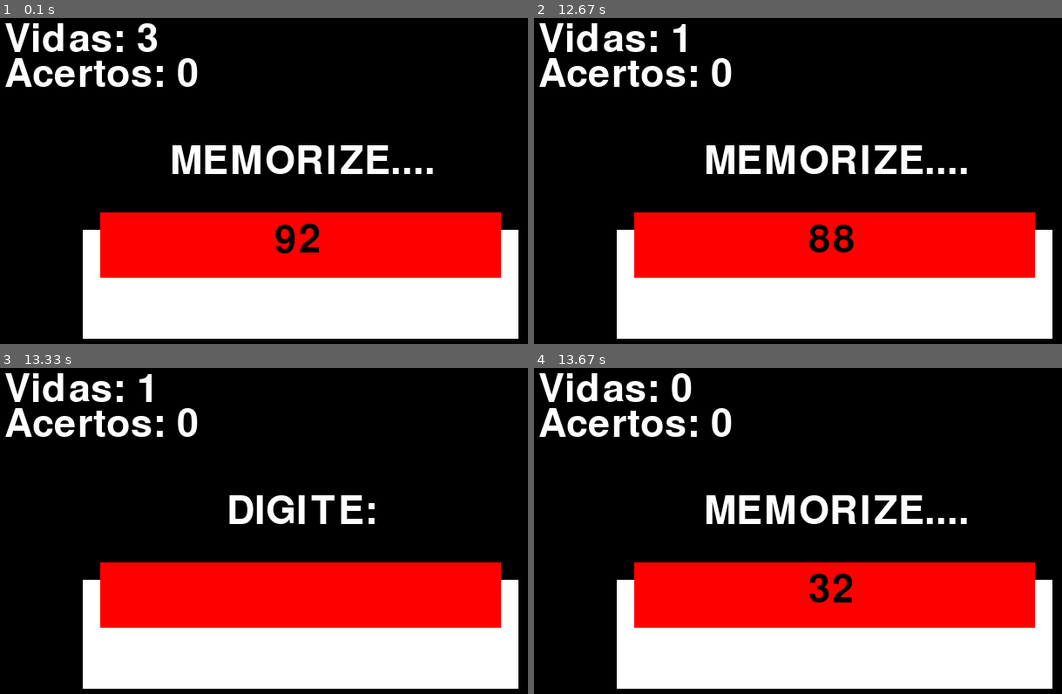
Above: before the commit, frames 1-4 (two rows, left to right).
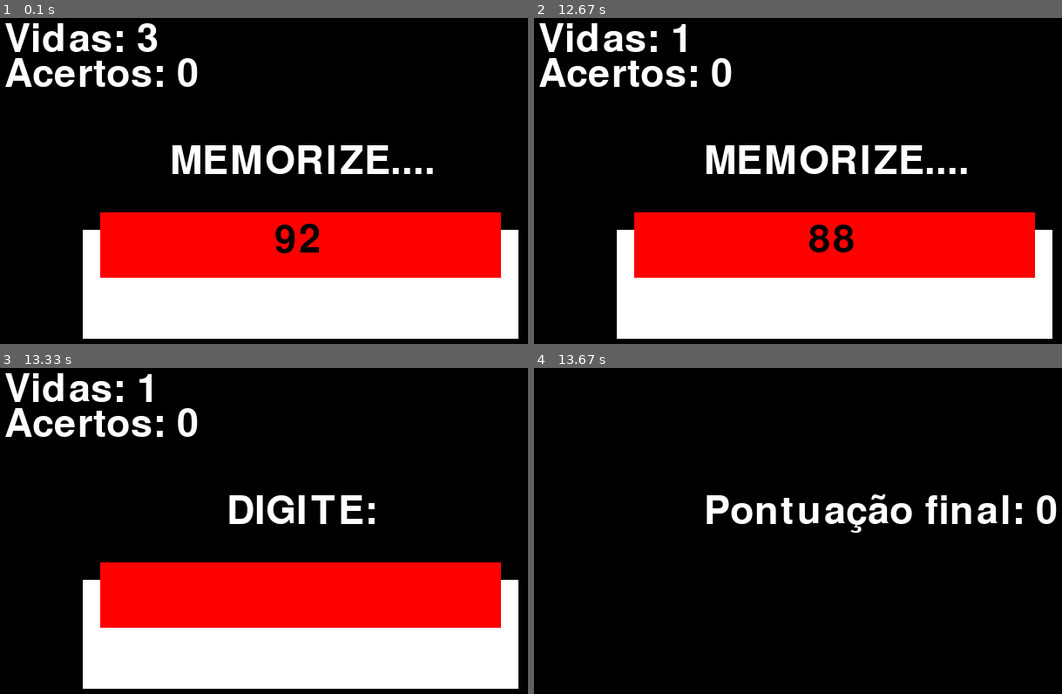
Above: after the commit, the same moments.

Repository: anacampps/pygamedupla
Game: pygame game, started from Memória e Sequência de Números/jogo.py
Two runs of this game, one before a commit and one after it. Both use one fixed random seed, a clock stepped at 60 frames per second and the inputs below.
Inputs (mouse positions are in pixels of both pictures, inside the frame that each line leads up to):
- Up to frame 1 (0.1 s): no input
- Up to frame 2 (12.67 s): click (887, 119) at 3.78 s; type "ann" at 4.07 s; tap Enter at 4.4 s; tap Backspace at 8.6 s; hold Enter 8.93-9.47 s
- Up to frame 3 (13.33 s): no input
- Up to frame 4 (13.67 s): tap Enter at 13.47 s

Frames 1-3 are identical in both runs. In frame 4, 37% of the frame differs, in the area x 0-100%, y 1-99%.

Commit message:
Implementou uma tela pós jogo com a pontuação final do jogador

Diff:
--- a/Memória e Sequência de Números/jogo.py
+++ b/Memória e Sequência de Números/jogo.py
@@ -21,6 +21,8 @@
 
     assets['contagem_vidas'] = 3
     assets['contagem_acertos'] = 0
+
+    assets['pontuação_final'] = 0
 
     #pygame.mixer.music.load('C:\Users\anaju\projeto.pygame\projeto-pygame-azul\codigo\sucess-1-6287.mp3')
     #pygame.mixer.music.play('Sucess-1-6287.mp3')
@@ -46,6 +48,8 @@
         if event.type == pygame.QUIT:
             game = False
             pygame.quit()
+
+                # game = False
         if assets['fase'] == 'Digitar':
             if event.type == pygame.KEYDOWN:
                 if event.key == pygame.K_BACKSPACE:
@@ -54,7 +58,7 @@
                     assets['fase'] = 'Verificar'
                 else:
                     if len(assets['num_digitado']) < assets['qtd_dígitos_seq_num']:
-                        if event.unicode in ['0','2', '3', '4', '5', '6', '7', '8', '9']:
+                        if event.unicode in ['0','1', '2', '3', '4', '5', '6', '7', '8', '9']:
                             assets['num_digitado'] += event.unicode ## unicode é o valor da tecla pressionada (event.keydown é o evento de pressionar a tecla digitada)
 
 
@@ -62,7 +66,9 @@
 
                                             # if assets['tempo'] == 0:   ##-- inúteis
              #     tempo = pygame.time.get_ticks()
-
+    if assets['contagem_vidas'] == 0:
+            assets['pontuação_final'] = assets['contagem_acertos']
+            assets['fase'] = 'pontuação_final'
     if assets['fase'] == 'Memorizar':
         atual = pygame.time.get_ticks()
         if atual - assets['tempo_passado'] > 4000:
@@ -92,10 +98,11 @@
 
     window.fill((0, 0 , 0))
 
-    caixa_branca = pygame.draw.rect(window, (255, 255, 255), (100, 250, 500, 125))
-    caixa_vermelha = pygame.draw.rect(window,(255, 0, 0), (120, 230, 460, 75))
+
 
     if assets['fase'] == 'Memorizar':
+        caixa_branca = pygame.draw.rect(window, (255, 255, 255), (100, 250, 500, 125))
+        caixa_vermelha = pygame.draw.rect(window,(255, 0, 0), (120, 230, 460, 75))
         memorize = assets['font'].render(str('MEMORIZE....'), True, (255, 255, 255))
         window.blit(memorize, (200, 150))
 
@@ -104,23 +111,27 @@
         ##-------Aqui implementamos a primeira fase: 2 digitos--------
 
     elif assets['fase'] == 'Digitar':
+        caixa_branca = pygame.draw.rect(window, (255, 255, 255), (100, 250, 500, 125))
+        caixa_vermelha = pygame.draw.rect(window,(255, 0, 0), (120, 230, 460, 75))
         digite = assets['font'].render(str('DIGITE: '), True, (255, 255 ,255)) #
         window.blit(digite, (265, 150))
+        # if assets['contagem_vidas'] == 0:
+        #     assets['fase'] = 'pontuação_final'
+    if assets['fase'] == 'pontuação_final':
+        assets['pontuação_final'] = assets['contagem_acertos']
+        pontuacao = assets['font'].render(str('Pontuação final: ' + str(assets['pontuação_final'])), True, (255, 255, 255))
+        window.blit(pontuacao, (200, 150))
 
-    chute = assets['font'].render(str(assets['num_digitado']), True, (0, 0, 0))
+    else:
+        chute = assets['font'].render(str(assets['num_digitado']), True, (0, 0, 0))
+        window.blit(chute, (300, 330))
 
 
-
-    window.blit(chute, (300, 330))
-
-    vidas = assets['font'].render(str('Vidas: ' + str(assets['contagem_vidas'])), True, (255, 255, 255))
-    window.blit(vidas, (10, 10))
-    acertos = assets['font'].render(str('Acertos: ' + str(assets['contagem_acertos'])), True, (255, 255, 255))
-    window.blit(acertos, (10, 50))
+        vidas = assets['font'].render(str('Vidas: ' + str(assets['contagem_vidas'])), True, (255, 255, 255))
+        window.blit(vidas, (10, 10))
+        acertos = assets['font'].render(str('Acertos: ' + str(assets['contagem_acertos'])), True, (255, 255, 255))
+        window.blit(acertos, (10, 50))
      #-------------------------------------------------------------------
-
-
-    # pygame.rect
 
 
     pygame.display.update()
